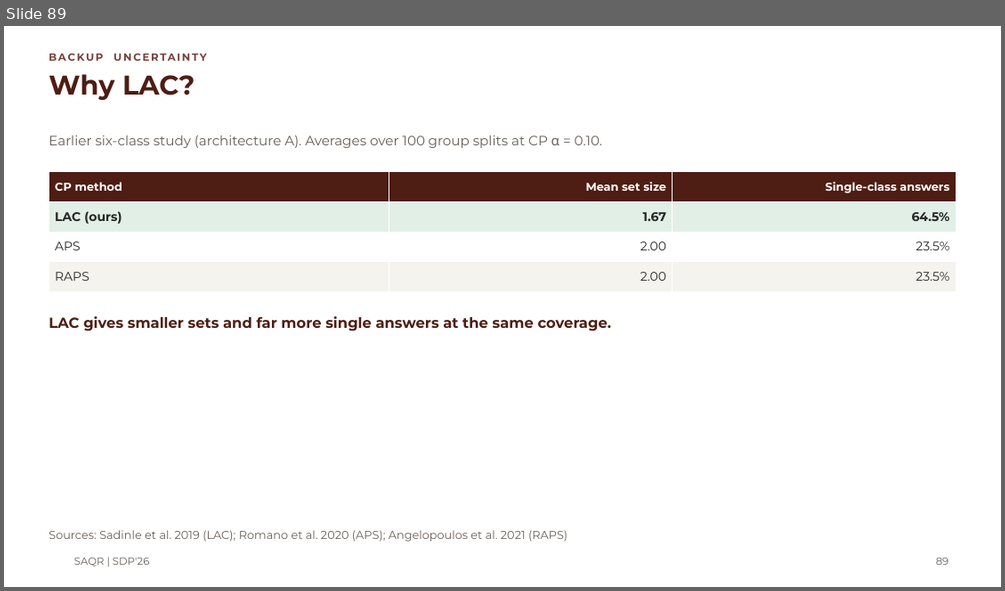
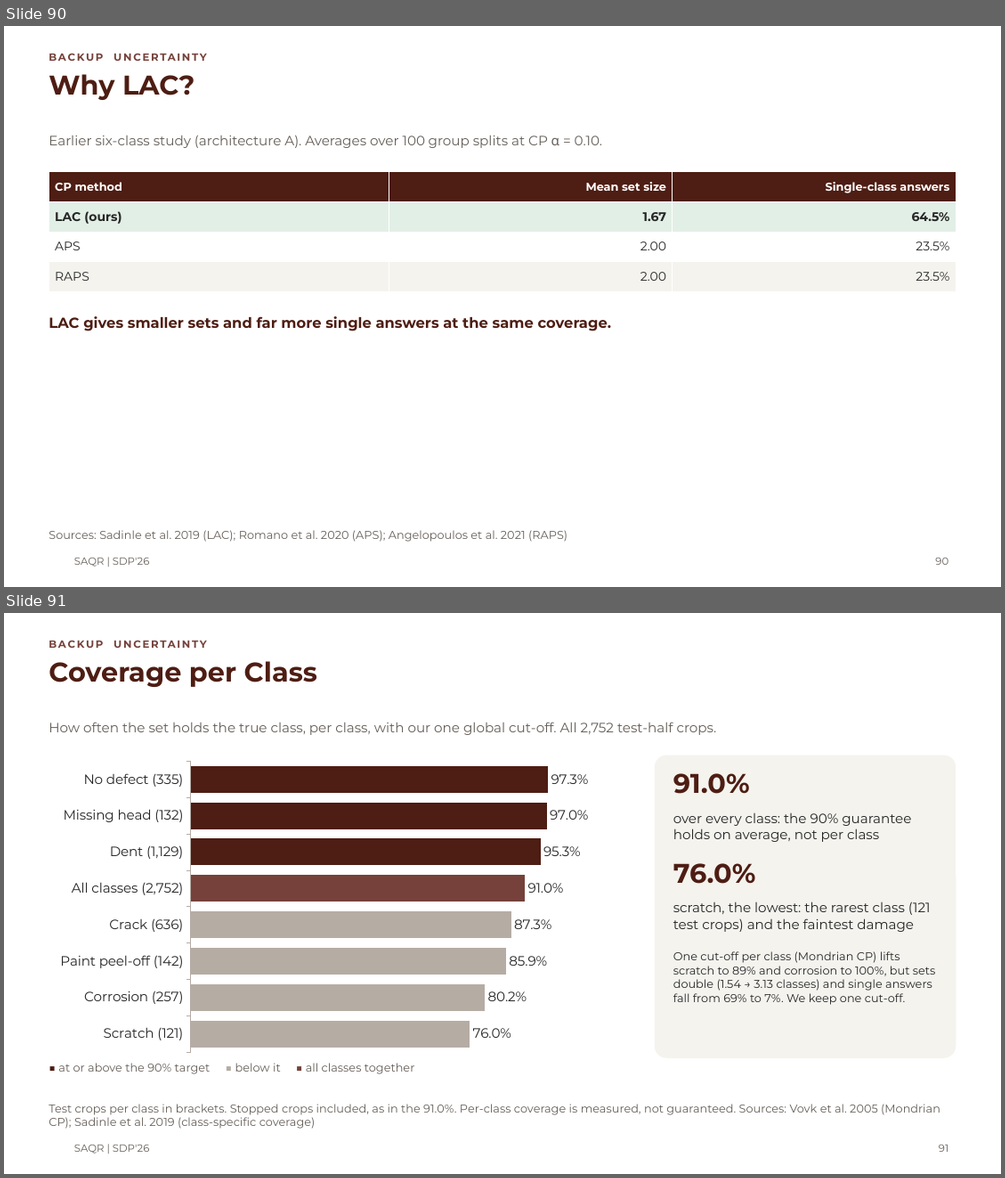
Before and after one commit to MASAR-AUS/SAQR, a slide deck: SAQR CMP490 Presentation.pptx. Shown one above the other, each under a label of ours: slide 89 before the commit, slides 90 and 91 after it. The pictures are 1005x591 and 1005x1178 pixels, drawn with LibreOffice and Linux fonts; fonts in the diff are those of the drawing; background and template pictures are left out. Boxes give left, top, right and bottom in pixels: in the first picture for what was removed or moved away, otherwise in the second. Text is boxed around its words. In the diff, an @@ line names an element or a change of style, - is before the commit and + after.

```diff
--- a/SAQR CMP490 Presentation.pptx
+++ b/SAQR CMP490 Presentation.pptx
@@ slide 91 added at <box>4,613,1001,1174</box>, background #FFFFFF; not listed: 1 template element that a slide beside it also shows @@
@@ title added at <box>48,661,317,687</box>, 26 pt, text #4E1D13, bold @@
+Coverage per Class
@@ text added at <box>48,640,103,648</box>, 10 pt, text #75413A, bold @@
+BACKUP UNCERTAINTY
@@ text added at <box>48,722,717,735</box>, 13 pt, text #665F59 @@
+How often the set holds the true class, per class, with our one global cut-off. All 2,752 test-half crops.
@@ bar chart added at <box>48,755,624,1058</box> @@
+categories: Scratch (121), Corrosion (257), Paint peel-off (142), Crack (636), All classes (2,752), Dent (1,129), Missing head (132), No defect (335)
+Series 1: 0.76, 0.802, 0.859, 0.873, 0.91, 0.953, 0.97, 0.973
@@ rounded rectangle added at <box>655,755,956,1058</box>, fill #F4F3EE @@
@@ text added at <box>673,773,750,794</box>, 26 pt, text #4E1D13, bold @@
+91.0%
@@ text added at <box>673,813,911,842</box>, 13 pt, text #272727 @@
+over every class: the 90% guarantee holds on average, not per class
@@ text added at <box>673,863,756,884</box>, 26 pt, text #4E1D13, bold @@
+76.0%
@@ text added at <box>673,901,930,932</box>, 13 pt, text #272727 @@
+scratch, the lowest: the rarest class (121 test crops) and the faintest damage
@@ text added at <box>673,951,936,1005</box>, 11 pt, text #272727 @@
+One cut-off per class (Mondrian CP) lifts scratch to 89% and corrosion to 100%, but sets double (1.54 → 3.13 classes) and single answers fall from 69% to 7%. We keep one cut-off.
@@ text added at <box>58,1062,414,1074</box>, 11 pt, text #665F59 @@
+■ at or above the 90% target ■ below it ■ all classes together
@@ text added at <box>48,1103,940,1128</box>, 11 pt, text #665F59 @@
+Test crops per class in brackets. Stopped crops included, as in the 91.0%. Per-class coverage is measured, not guaranteed. Sources: Vovk et al. 2005 (Mondrian CP); Sadinle et al. 2019 (class-specific coverage)
@@ page number added at <box>938,1144,948,1151</box>, 10 pt, text #665F59 @@
+91
@@ what was slide 89 is now slide 90 @@
@@ page number at <box>935,557,948,564</box>: text changed @@
-89
+90
```
Also in this commit, not shown: 5 slides changed, 1 other slide added, 4 other files.
